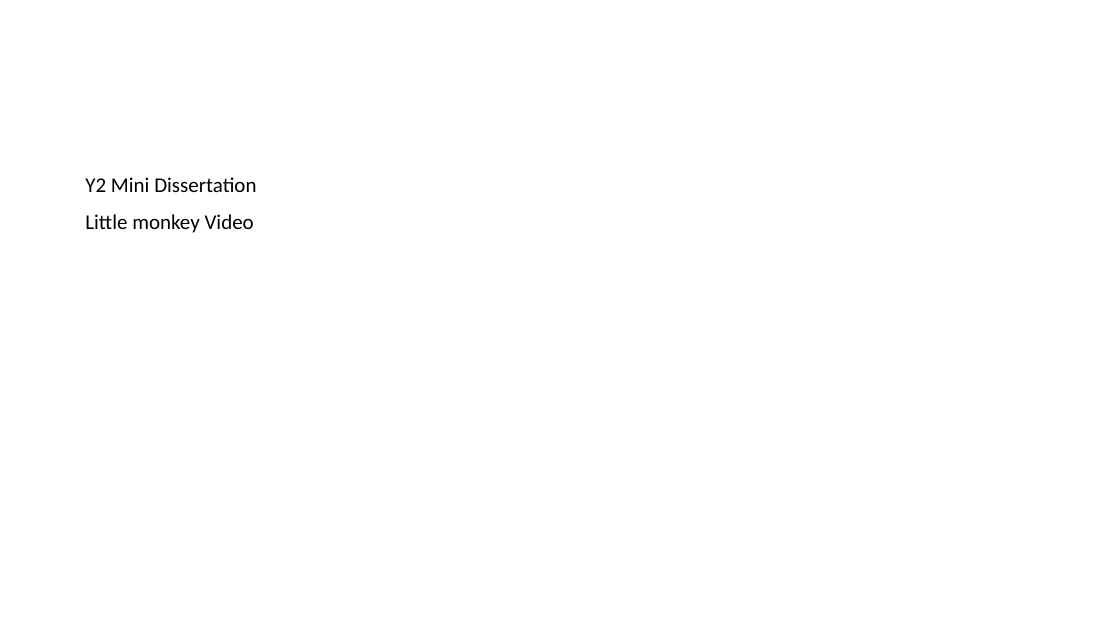
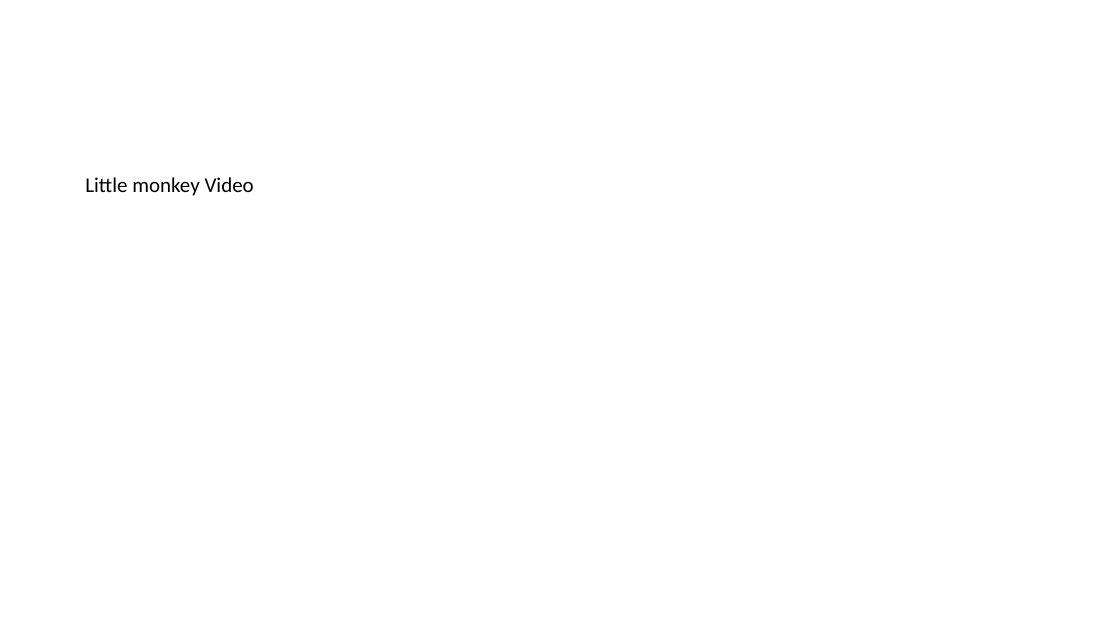
Before and after one commit to LittleMonkeyLab/PS52007Dslides, a slide deck: slide 6 of _site/lectures/Lecture08/PS51009Week8.pptx (slide 3 before the commit). Drawn at 1120x630 pixels with LibreOffice and Linux fonts; fonts in the diff are those of the drawing. Boxes give left, top, right and bottom in pixels: in the first picture for what was removed or moved away, otherwise in the second. Text is boxed around its words. In the diff, an @@ line names an element or a change of style, - is before the commit and + after.

```diff
--- a/_site/lectures/Lecture08/PS51009Week8.pptx
+++ b/_site/lectures/Lecture08/PS51009Week8.pptx
@@ text at bbox=[85, 177, 256, 192]: paragraph removed @@
-Y2 Mini Dissertation
```
Also in this commit, not shown: 9 slides added, 8 other files.
